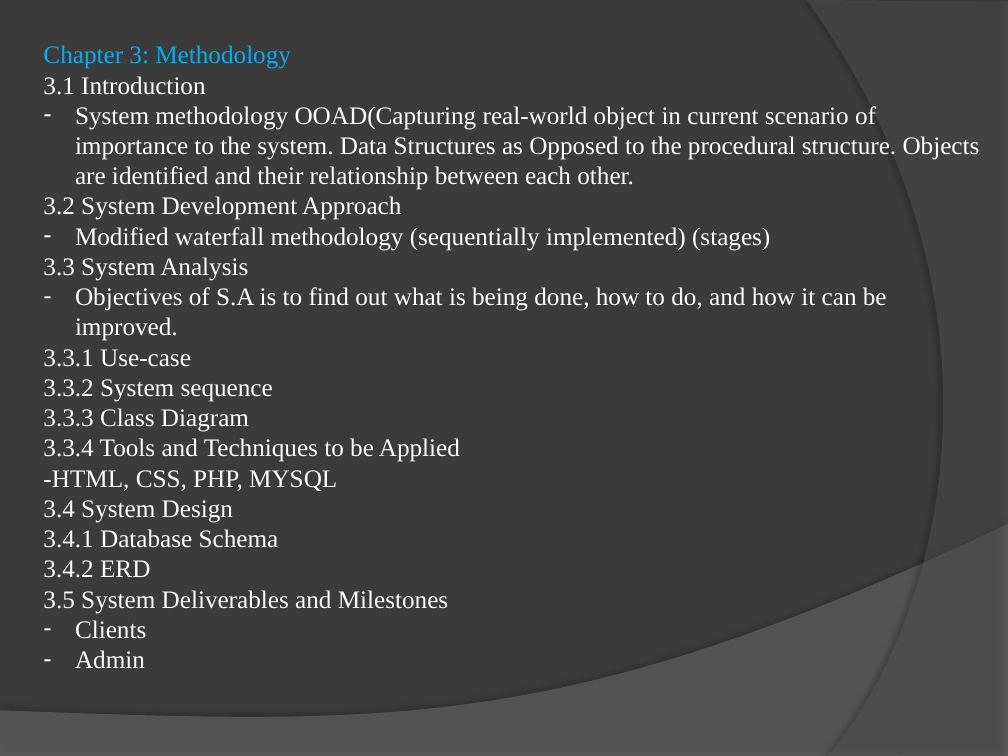
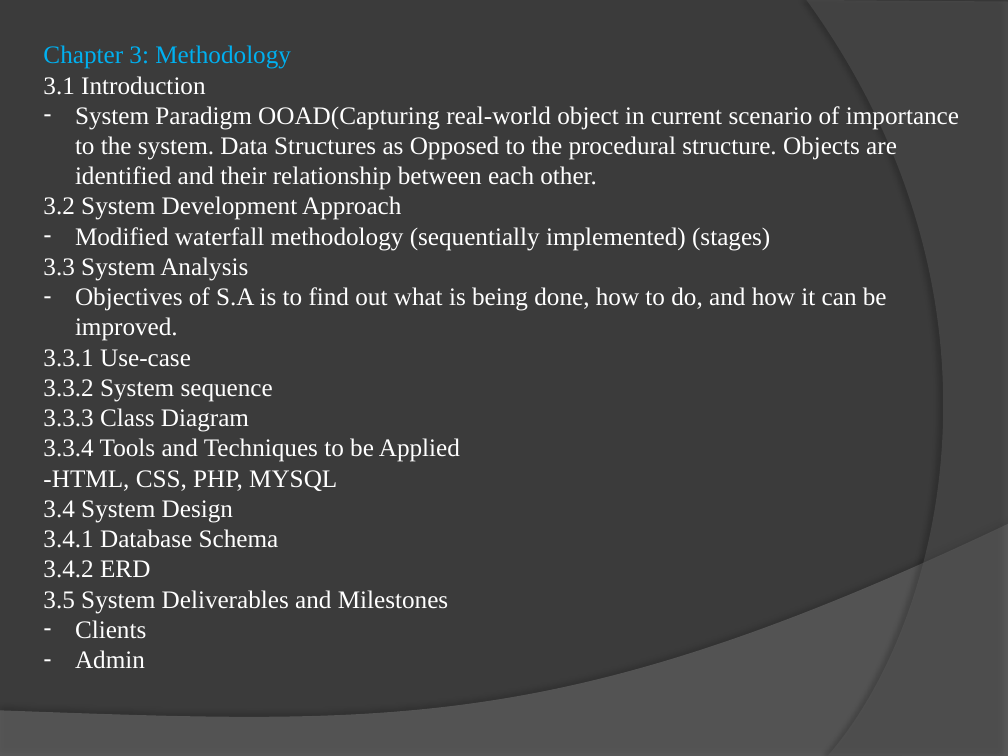
Before and after one commit to NickBwalley/Online-Car-Auctioning-System-Documentation, a slide deck: slide 5 of OCAS/Nicholas Bwalley_PowerPoint_122790.pptx. Drawn at 1008x756 pixels with LibreOffice and Linux fonts; fonts in the diff are those of the drawing. Boxes give left, top, right and bottom in pixels: in the first picture for what was removed or moved away, otherwise in the second. Text is boxed around its words. In the diff, an @@ line names an element or a change of style, - is before the commit and + after.

```diff
--- a/OCAS/Nicholas Bwalley_PowerPoint_122790.pptx
+++ b/OCAS/Nicholas Bwalley_PowerPoint_122790.pptx
@@ text at (75, 106, 959, 190): text changed @@
-– System methodology OOAD(Capturing real-world object in current scenario of importance to the system. Data Structures as Opposed to the procedural structure. Objects are identified and their relationship between each other.
+– System Paradigm OOAD(Capturing real-world object in current scenario of importance to the system. Data Structures as Opposed to the procedural structure. Objects are identified and their relationship between each other.
```
Also in this commit, not shown: 3 other files.
